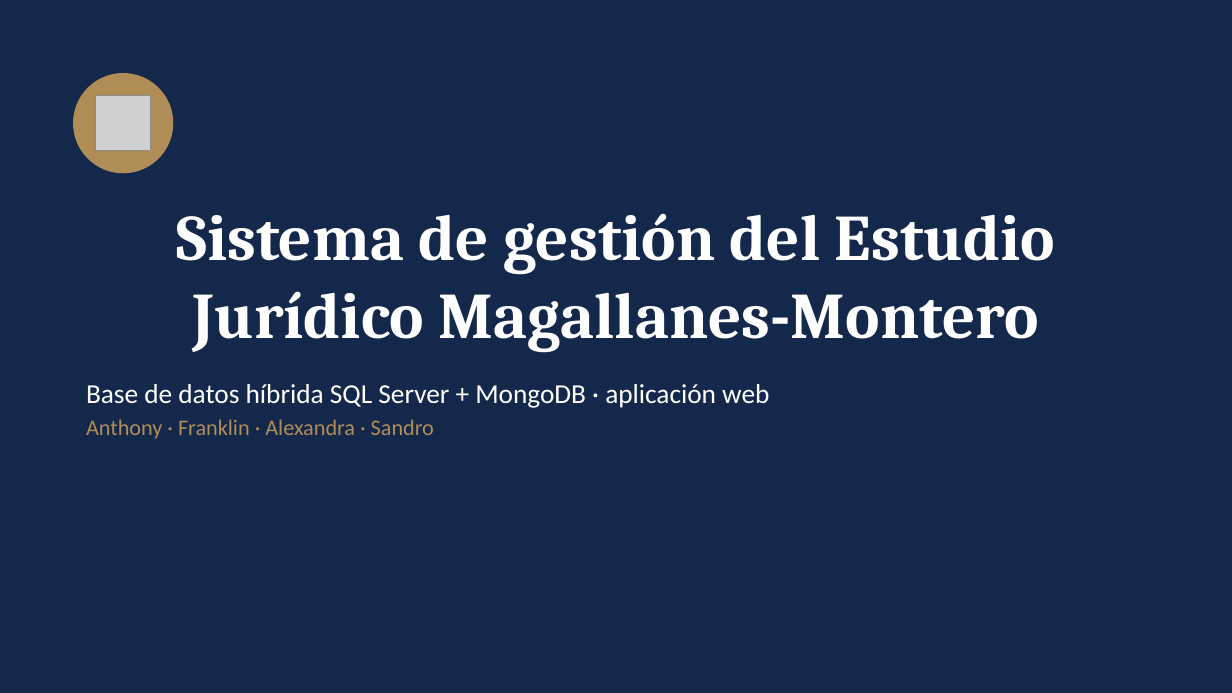
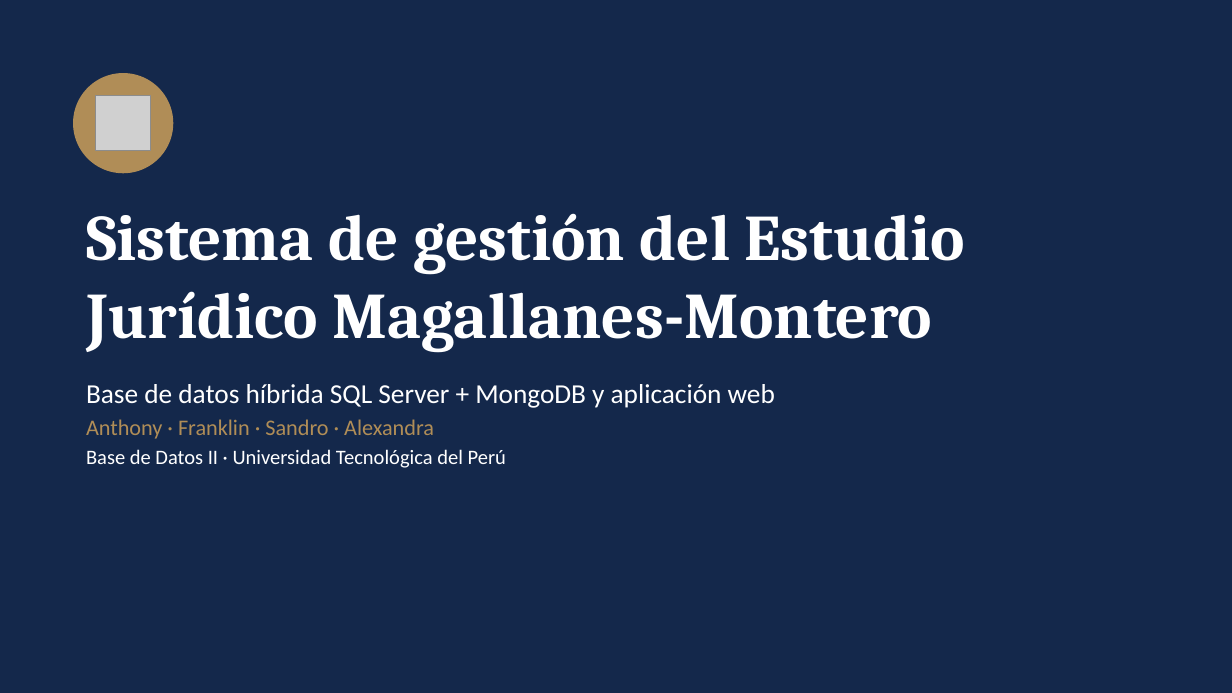
Before and after one commit to alexandra585/Proyecto_Estudio_Juridico, a slide deck: slide 1 of 4_Informe/Presentacion_Sustentacion_Magallanes_Montero.pptx. Drawn at 1232x693 pixels with LibreOffice and Linux fonts; fonts in the diff are those of the drawing; grey boxes stand for pictures. Boxes give left, top, right and bottom in pixels: in the first picture for what was removed or moved away, otherwise in the second. Text is boxed around its words. In the diff, an @@ line names an element or a change of style, - is before the commit and + after.

```diff
--- a/4_Informe/Presentacion_Sustentacion_Magallanes_Montero.pptx
+++ b/4_Informe/Presentacion_Sustentacion_Magallanes_Montero.pptx
@@ title "Sistema de gestión del Estudio ..." at bbox=[86, 213, 965, 353]: alignment centre to left @@
@@ text at bbox=[86, 384, 775, 468]: text changed @@
-Base de datos híbrida SQL Server + MongoDB · aplicación web
-Anthony · Franklin · Alexandra · Sandro
+Base de datos híbrida SQL Server + MongoDB y aplicación web
+Anthony · Franklin · Sandro · Alexandra
+Base de Datos II · Universidad Tecnológica del Perú
```
Also in this commit, not shown: 5 other slides changed, 13 slides added, 9 slides removed, 1 other file.
